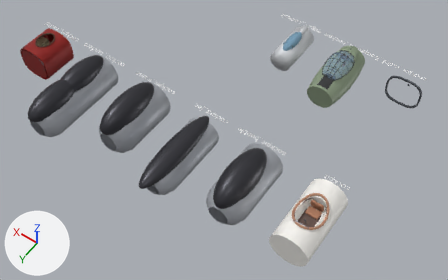
One commit to the Blender file blender_lib/cockpits.blend: the scene before it, then after it.
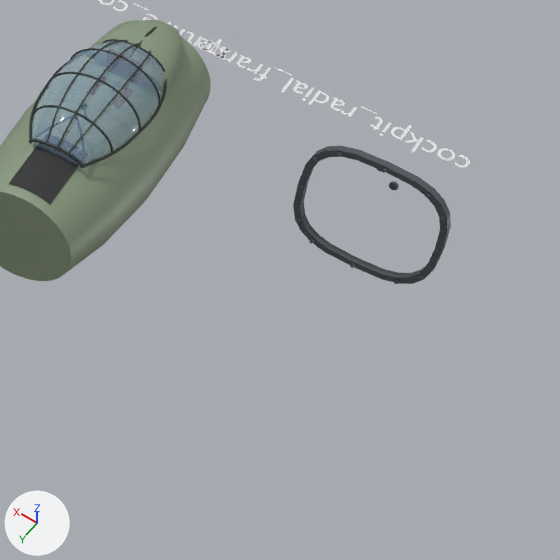
The first picture shows the older version from a camera (50 mm lens) standing at (-2.59, 9.59, 14.85) and looking at (4.62, -0.5, -1.01). The close-ups show the older and then the newer version on the part from 70% to 100% of the width and 15% to 62% of the height of that picture. Only the edits that show in the close-ups are written down. Lighting does not change. The marker at lower left points along +X, +Y and +Z.

The first close-up shows 'AntiGlarePanel', 'CockpitRadialFrame', 'RearSpineFairing', 'SpitfireCockpitBody', 'SpitfireFramedGlass', 'cockpit_radial_frame_label' and 11 more.
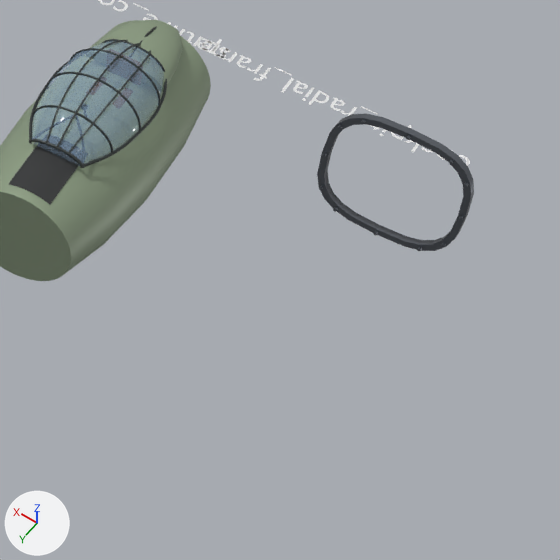
The change, as JSON lines over the scene's bpy script:
```json
{"block": "me_cockpitradialframe", "where": "# used by ob_cockpitradialframe; location = (0.6, -5.003, 0.0)"}
{"op": "remove", "block": "me_cockpitradialframe", "code": "me_cockpitradialframe.from_pydata(...)  # 928 vertices, 660 faces; spans x -0.6..0.6, y -0.251..0.251, z -0.565..0.565"}
{"op": "add", "block": "me_cockpitradialframe", "code": "me_cockpitradialframe.from_pydata(...)  # 744 vertices, 528 faces; spans x -0.6..0.6, y -0.042..0.042, z -0.565..0.565"}
{"block": "me_cockpitradialframe", "change": "me_cockpitradialframe part 1: the loose piece of 48 vertices spanning x -0.6..0.6, y 0.224, z -0.565..0.565 is moved by (0.0, -0.208, 0.0)"}
{"block": "me_cockpitradialframe", "change": "me_cockpitradialframe part 2: the loose piece of 48 vertices spanning x -0.6..0.6, y 0.166..0.224, z -0.565..0.565 is moved by (0.0, -0.208, 0.0)"}
{"block": "me_cockpitradialframe", "change": "me_cockpitradialframe part 3: the loose piece of 72 vertices spanning x -0.6..0.6, y 0.166..0.224, z -0.565..0.565 is moved by (0.0, -0.208, 0.0)"}
{"block": "me_cockpitradialframe", "change": "me_cockpitradialframe part 4: 119 loose pieces with 628 vertices, spanning x -0.588..0.588, y -0.251..0.251, z -0.554..0.504, are deleted"}
{"block": "me_cockpitradialframe", "change": "me_cockpitradialframe part 5: 444 vertices added at x -0.588..0.588, y 0.015..0.042, z -0.554..0.504"}
{"block": "me_cockpitradialframe", "change": "other edits to the shape of me_cockpitradialframe do not show in these pictures"}
{"op": "set", "path": "ob_cockpitradialframe.location", "old": "(0.6, -5.003, 0.0)", "new": "(0.6, -5.212, 0.0)"}
```

What differs and where, as boxes (x1, y1, x2, y2) in the close-ups (560 x 560 px; the box of a moved part takes in the faces that stretch with it):
```json
{"object": "CockpitRadialFrame", "change": "reshaped, moved", "before": [293, 146, 451, 284], "after": [317, 113, 474, 251]}
{"part": 1, "of": "me_cockpitradialframe", "change": "moved or reshaped", "before": [293, 150, 448, 284], "after": [317, 118, 471, 251]}
{"part": 2, "of": "me_cockpitradialframe", "change": "moved or reshaped", "before": [309, 146, 451, 270], "after": [331, 113, 474, 237]}
{"part": 3, "of": "me_cockpitradialframe", "change": "moved or reshaped", "before": [300, 167, 427, 277], "after": [324, 136, 450, 245]}
{"part": 4, "of": "me_cockpitradialframe", "change": "deleted", "before": [295, 157, 445, 284]}
{"part": 5, "of": "me_cockpitradialframe", "change": "added", "after": [319, 152, 468, 251]}
```
